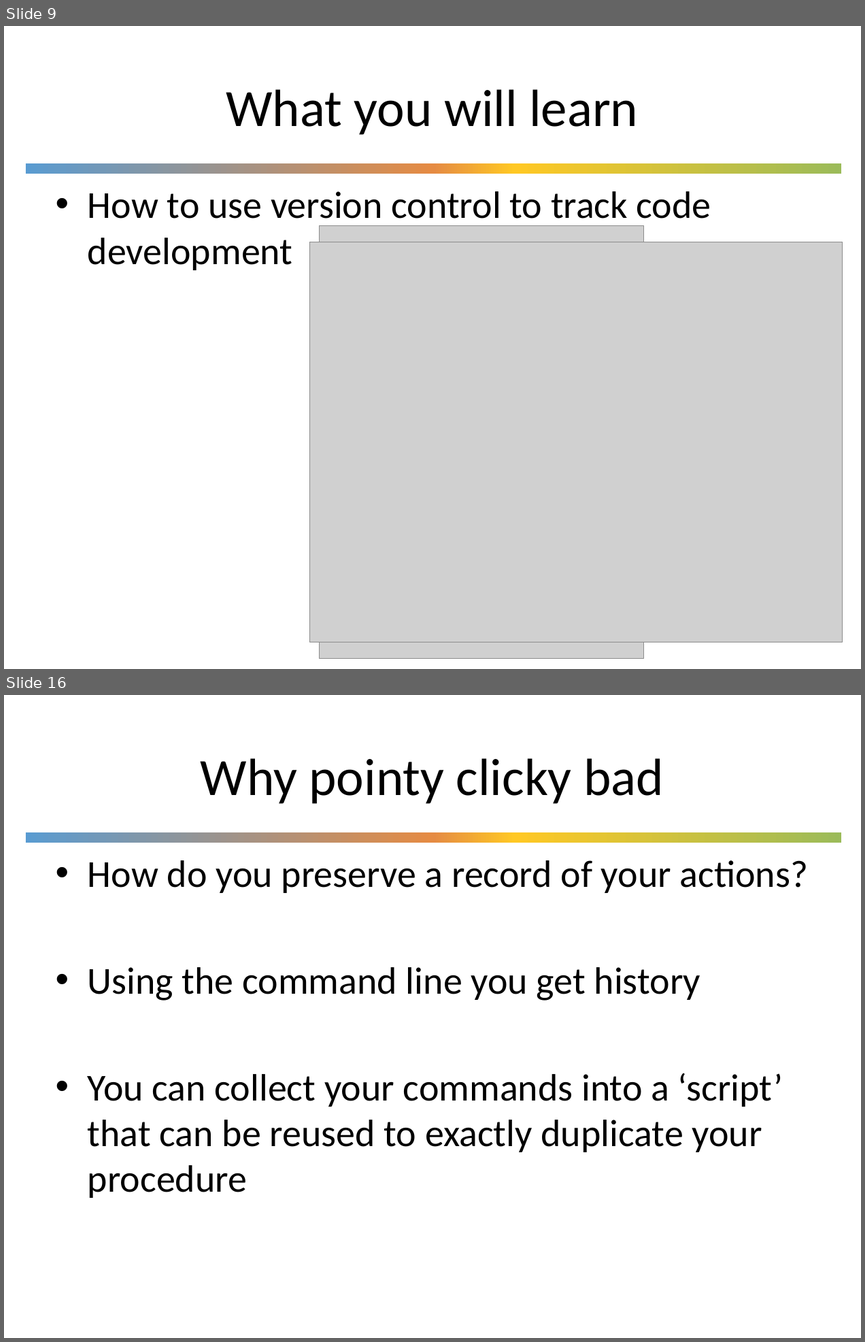
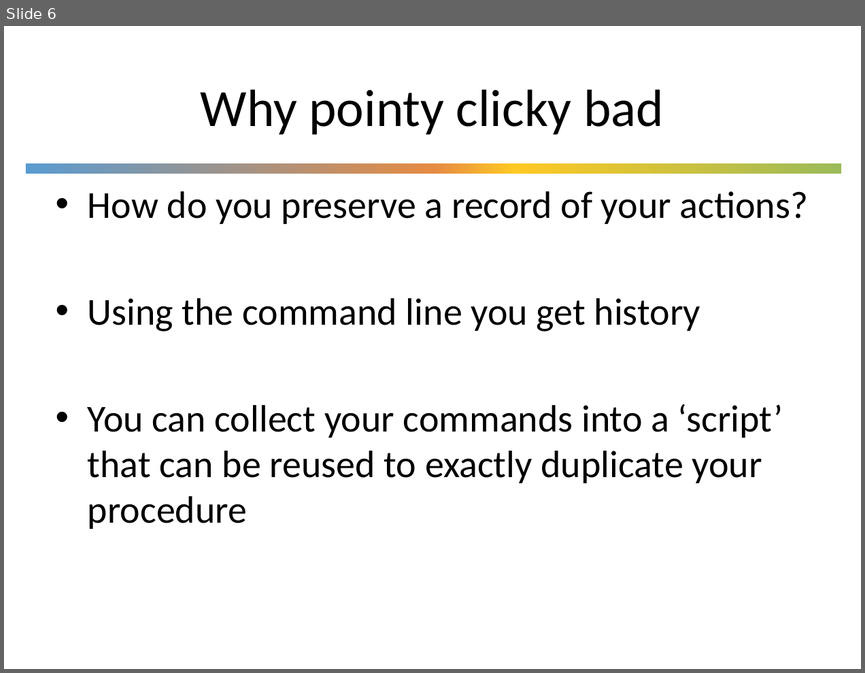
Before and after one commit to UWDIRECT/UWDIRECT.github.io, a slide deck: Wi21_content/SEDS/L1.1.Command_Line.pptx. Shown one above the other, each under a label of ours: slides 9 and 16 before the commit, slide 6 after it; the slides between them are not shown. The pictures are 865x1342 and 865x673 pixels, drawn with LibreOffice and Linux fonts; fonts in the diff are those of the drawing; grey boxes stand for pictures; background and template pictures are left out. Boxes give left, top, right and bottom in pixels: in the first picture for what was removed or moved away, otherwise in the second. Text is boxed around its words. In the diff, an @@ line names an element or a change of style, - is before the commit and + after.

Commit message:
fixed missing images from corrupted ppt

```diff
--- a/Wi21_content/SEDS/L1.1.Command_Line.pptx
+++ b/Wi21_content/SEDS/L1.1.Command_Line.pptx
@@ slide 9 removed at bbox=[4, 26, 861, 669], background #FFFFFF; not listed: 1 template element that a slide beside it also shows @@
@@ title removed at bbox=[226, 89, 638, 135] @@
-What you will learn
@@ text removed at bbox=[88, 191, 711, 270] @@
-• How to use version control to track code development
@@ picture removed at bbox=[320, 226, 644, 658] @@
@@ picture removed at bbox=[310, 242, 842, 641] @@
@@ what was slide 16 is now slide 6 @@
```
Also in this commit, not shown: 1 slide changed, 2 slides added, 11 other slides removed.
